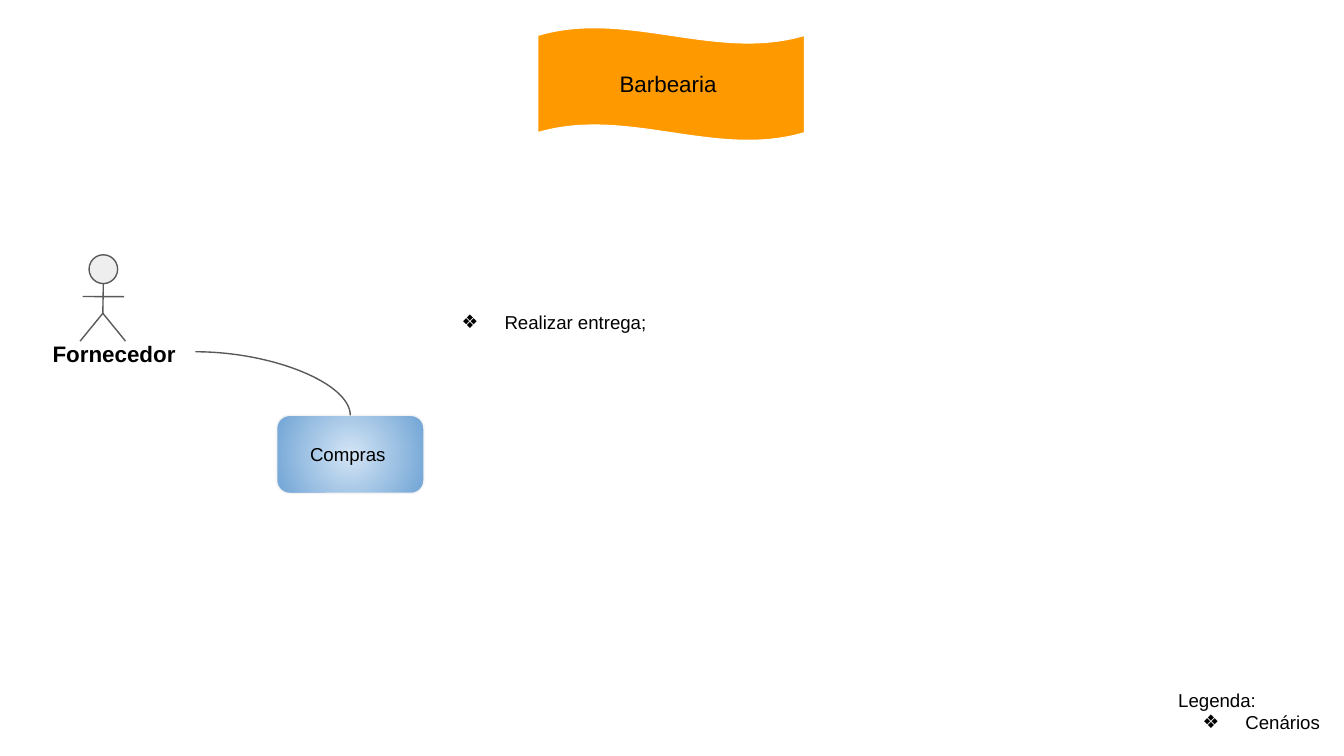
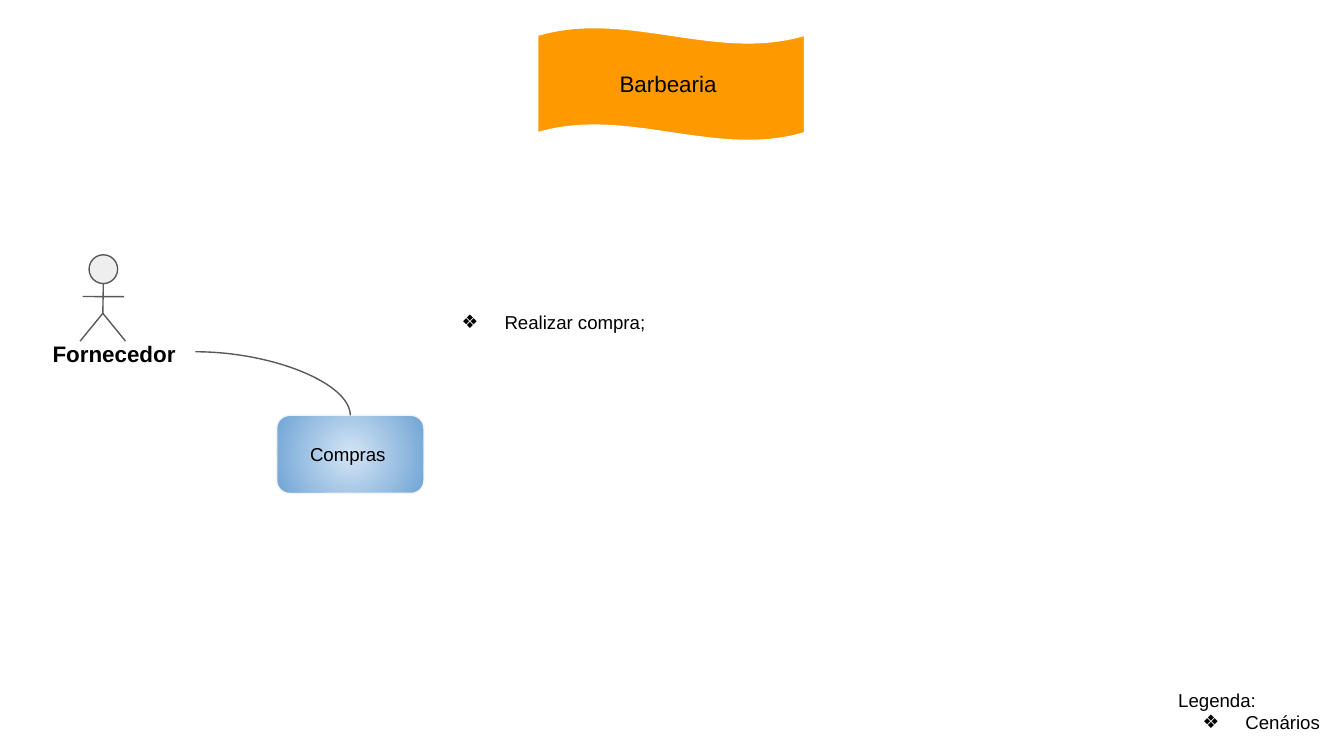
Before and after one commit to OPEBarbearia/projeto-barbearia, a slide deck: slide 5 of 15. Arquitetura de Negócio para cada Cenário.pptx (slide 4 before the commit). Drawn at 1344x756 pixels with LibreOffice and Linux fonts; fonts in the diff are those of the drawing. Boxes give left, top, right and bottom in pixels: in the first picture for what was removed or moved away, otherwise in the second. Text is boxed around its words. In the diff, an @@ line names an element or a change of style, - is before the commit and + after.

```diff
--- a/15. Arquitetura de Negócio para cada Cenário.pptx
+++ b/15. Arquitetura de Negócio para cada Cenário.pptx
@@ text at (505, 315, 645, 333): text changed @@
-❖ Realizar entrega;
+❖ Realizar compra;
```
Also in this commit, not shown: 2 other slides changed, 1 slide added, 7 other files.
